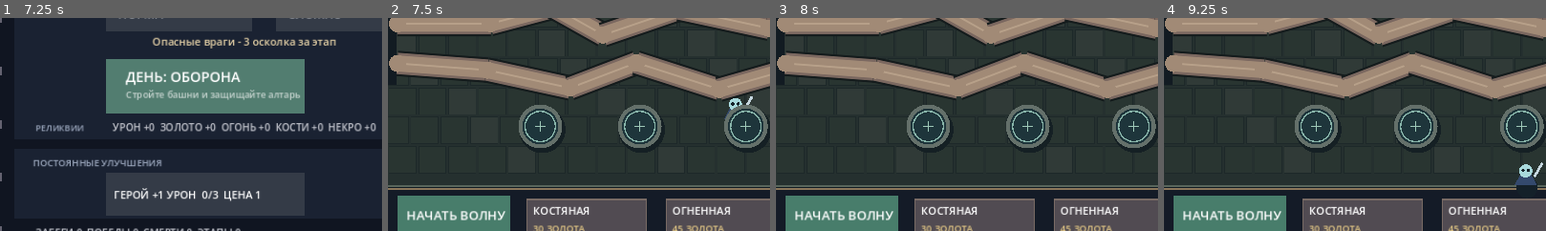
Above: before the commit, frames 1-4 (left to right).
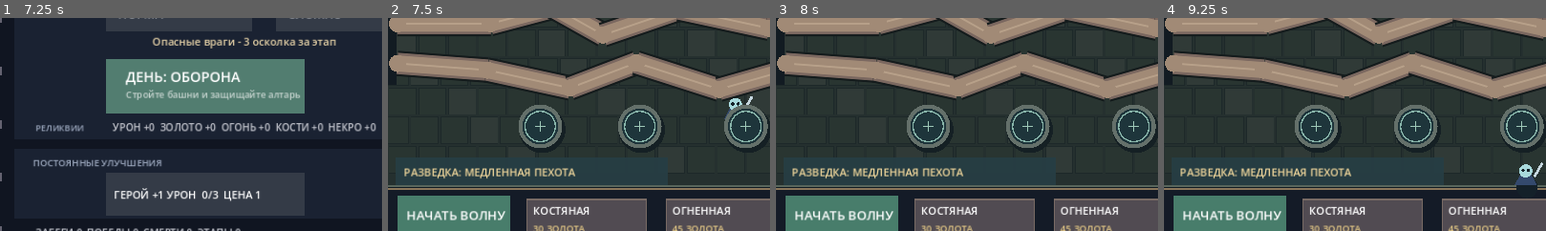
Above: after the commit, the same moments.

Repository: DoctorStrangeSH/Last-Ritual
Game: Godot game, scene res://scenes/run_loop.tscn
Same seed, same stepped clock (60 frames per second), same inputs: the game is played once before the commit and once after it.
Inputs (mouse positions are % of the whole screen's width and height, from its top left):
- Up to frame 1 (7.25 s): tap Enter at 0.5, 2, 3.5 s; move the mouse to (72, 45) at 0.52 s; hold Right (ui_right) 0.53-1.28 s; tap H at 0.6, 2.85, 5.1 s; click (72, 45) at 0.67 s; tap Space at 0.77, 1.25, 1.52, 2.75, 3.02, 3.77, 4.25, 4.52, 6.02, 6.77 s; move the mouse to (30, 55) at 1.27 s; hold Down (ui_down) 1.28-2.03 s; tap E at 1.35, 3.6, 5.85 s; move the mouse to (60, 28) at 2.02 s; hold Right (ui_right) 2.03-2.78 s; tap R at 2.1, 4.35, 6.6 s; move the mouse to (45, 71) at 2.77 s; hold Up (ui_up) 2.78-3.53 s; click (45, 71) at 2.92 s; move the mouse to (80, 66) at 3.52 s; hold Left (ui_left) 3.53-5.03 s; move the mouse to (20, 35) at 4.27 s; move the mouse to (55, 50) at 5.02 s; hold Down (ui_down) 5.03-5.78 s; click (55, 50) at 5.17 s; move the mouse to (35, 25) at 5.77 s; hold Right (ui_right) 5.78-6.53 s; move the mouse to (72, 45) at 6.52 s; hold Up (ui_up) from 6.53 s (still down)
- Up to frame 2 (7.5 s): move the mouse to (30, 55) at 7.27 s; release Up (ui_up) at 7.28 s; hold Right (ui_right) from 7.28 s (still down); tap H at 7.35 s; click (30, 55) at 7.42 s
- Up to frame 3 (8 s): keep holding Right (ui_right); tap Space at 7.52 s
- Up to frame 4 (9.25 s): move the mouse to (60, 28) at 8.02 s; release Right (ui_right) at 8.03 s; hold Down (ui_down) 8.03-8.78 s; tap E at 8.1 s; move the mouse to (45, 71) at 8.77 s; hold Left (ui_left) from 8.78 s (still down); tap R at 8.85 s; tap Space at 9.02 s
The pictures show only the part of the screen within x 4-54%, y 43-93%; the shares and areas given below are measured in that part.

Frame 1 is identical in both runs. In frame 2, 1.7% of the frame differs, in the area x 2-74%, y 65-76%; in frame 3, 1.7%; in frame 4, 1.7%.

Commit message:
ux(td2): scout warning reveals wave composition before attack

Diff:
--- a/scripts/topdown_td_prototype.gd
+++ b/scripts/topdown_td_prototype.gd
@@ -85,6 +85,18 @@
     queue_redraw()
     return true
 
+func upcoming_wave_summary() -> String:
+    if wave_number >= 3:
+        return "ВСЕ ВОЛНЫ ОТБИТЫ"
+    match wave_number + 1:
+        1:
+            return "РАЗВЕДКА: МЕДЛЕННАЯ ПЕХОТА"
+        2:
+            return "УГРОЗА: БЕГУНЫ + БРОНИРОВАННЫЕ"
+        3:
+            return "ОСАДА: БЕГУНЫ + БРОНЯ + БОСС"
+    return ""
+
 func start_wave() -> bool:
     if defense_state != "playing" or not enemies.is_empty() or wave_number >= 3 or altar_hp <= 0:
         return false
@@ -628,6 +640,9 @@
     draw_string(ThemeDB.fallback_font, Vector2(66, 45), "АЛТАРЬ %d / 100     ВОЛНА %d / 3     ЗОЛОТО %d" % [altar_hp, wave_number, coins], HORIZONTAL_ALIGNMENT_LEFT, -1, 22, Color.WHITE)
     draw_rect(WAVE_BUTTON, Color("#487d6b") if enemies.is_empty() and wave_number < 3 and altar_hp > 0 else Color("#454b54"))
     draw_string(ThemeDB.fallback_font, Vector2(78, 581), "НАЧАТЬ ВОЛНУ", HORIZONTAL_ALIGNMENT_LEFT, -1, 19, Color.WHITE)
+    if enemies.is_empty() and defense_state == "playing":
+        draw_rect(Rect2(62, 487, 410, 42), Color("#263d43", 0.96))
+        draw_string(ThemeDB.fallback_font, Vector2(74, 515), upcoming_wave_summary(), HORIZONTAL_ALIGNMENT_LEFT, -1, 16, Color("#f2d89c"))
     for path in PATHS:
         draw_fortress_road(path)
     for enemy in enemies:
